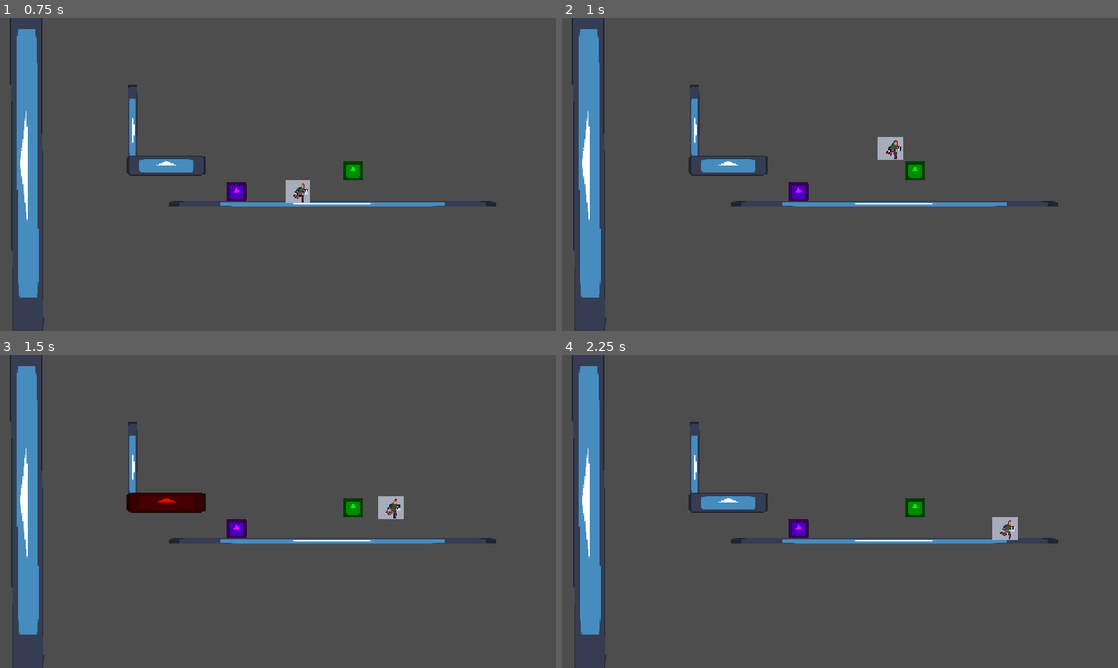
Above: before the commit, frames 1-4 (two rows, left to right).
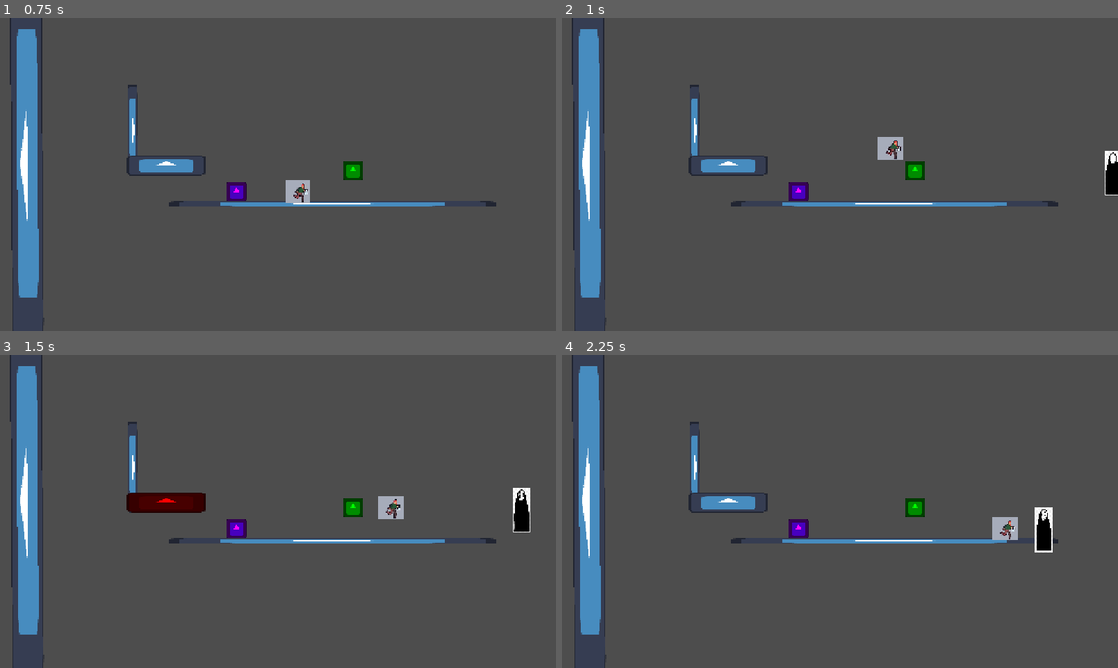
Above: after the commit, the same moments.

Repository: nandedeska/ggj-2026
Game: Godot game, scene res://scenes/nanska_test.tscn
The game is run twice, just before and just after one commit, with the same random seed, the same clock (stepped at 60 frames per second) and the same inputs. This scene is started directly instead of the project's main scene. The engine's default icon, where the game draws it, is replaced by a stand-in: a white triangle on a blue panel in a dark square.
Inputs:
- Up to frame 1 (0.75 s): tap Enter at 0.5 s; hold D (move_right) from 0.53 s (still down); hold F (mask) from 0.53 s (still down)
- Up to frame 2 (1 s): keep holding D (move_right); keep holding F (mask); tap W (jump) at 0.77 s
- Up to frame 3 (1.5 s): keep holding D (move_right); release F (mask) at 1.28 s; tap F (mask) at 1.35 s
- Up to frame 4 (2.25 s): tap W (jump) at 1.52 s; release D (move_right) at 2.03 s; hold A (move_left) from 2.03 s (still down); hold F (mask) from 2.03 s (still down)

Frame 1 is identical in both runs. In frame 2, 0.3% of the frame differs, in the area x 97-100%, y 42-57%; in frame 3, 0.4%; in frame 4, 0.5%, in the area x 85-89%, y 48-64%.

Commit message:
Add ghost

Diff:
--- /dev/null
+++ b/scenes/ghost.tscn
@@ -0,0 +1,11 @@
+[gd_scene load_steps=3 format=3 uid="uid://0k0stv1crgmg"]
+
+[ext_resource type="Script" uid="uid://c8gnhi8qprqvo" path="res://scripts/ghost.gd" id="1_l5lq6"]
+[ext_resource type="Texture2D" uid="uid://clodkrwrwttxu" path="res://graphics/temp_ghost.png" id="1_t76o2"]
+
+[node name="Ghost" type="CharacterBody2D"]
+script = ExtResource("1_l5lq6")
+
+[node name="Sprite2D" type="Sprite2D" parent="."]
+scale = Vector2(0.05, 0.05)
+texture = ExtResource("1_t76o2")
--- a/scenes/nanska_test.tscn
+++ b/scenes/nanska_test.tscn
@@ -7,6 +7,7 @@
 [ext_resource type="PackedScene" uid="uid://cms0c2bepwlcw" path="res://scenes/kill_zone.tscn" id="5_ya4pc"]
 [ext_resource type="PackedScene" uid="uid://bi0wsldo5wjfe" path="res://scenes/ghostBlock.tscn" id="6_bahwk"]
 [ext_resource type="PackedScene" uid="uid://s2yr7eg288ip" path="res://scenes/cameraController.tscn" id="7_677oy"]
+[ext_resource type="PackedScene" uid="uid://0k0stv1crgmg" path="res://scenes/ghost.tscn" id="8_smmcs"]
 
 [sub_resource type="WorldBoundaryShape2D" id="WorldBoundaryShape2D_80nbo"]
 
@@ -51,3 +52,8 @@
 position = Vector2(-113, -9)
 
 [node name="Controller" parent="." instance=ExtResource("7_677oy")]
+
+[node name="Ghost" parent="." node_paths=PackedStringArray("player") instance=ExtResource("8_smmcs")]
+position = Vector2(336, -7)
+speed = 60
+player = NodePath("../player")
--- /dev/null
+++ b/scripts/ghost.gd
@@ -0,0 +1,11 @@
+extends CharacterBody2D
+
+@export var speed := 75
+@export var player: Node2D
+var is_active: bool
+
+func _physics_process(delta: float) -> void:
+	var direction := (player.position - position).normalized()
+	velocity = direction * speed
+
+	move_and_slide()
Binary file added: graphics/temp_ghost.png
Not shown, added: graphics/temp_ghost.png.import
Not shown: 1 places in scenes/nanska_test.tscn that only renumber resources
Not shown, added: scripts/ghost.gd.uid
